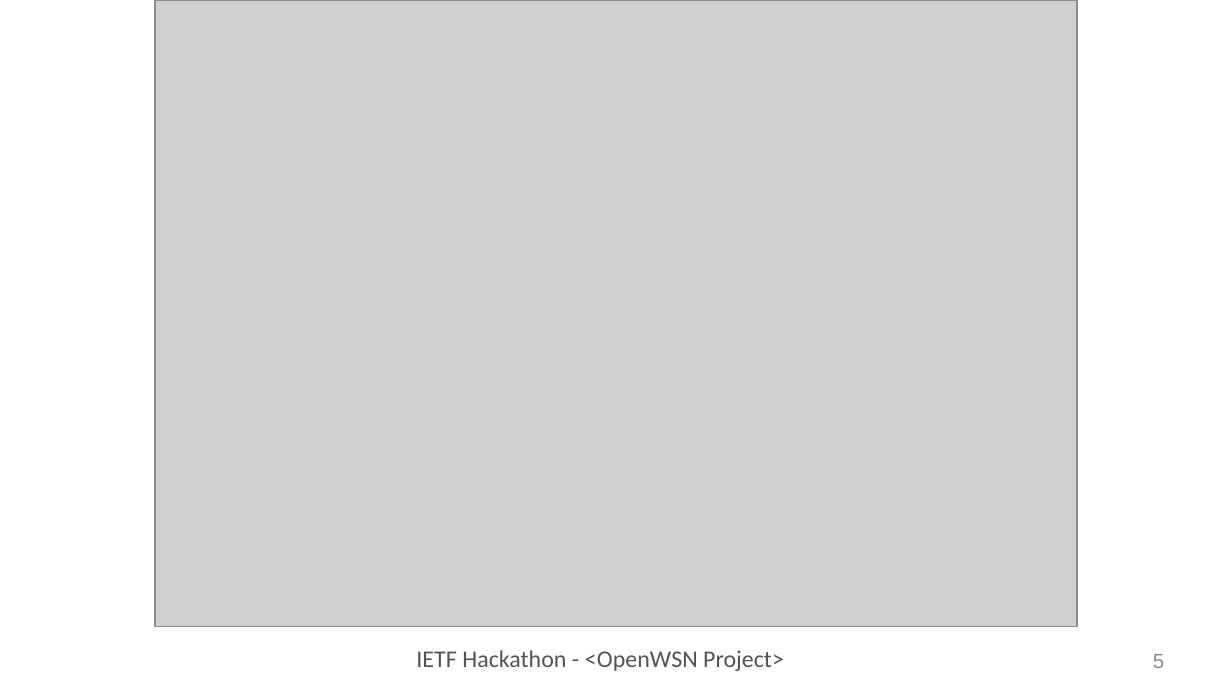
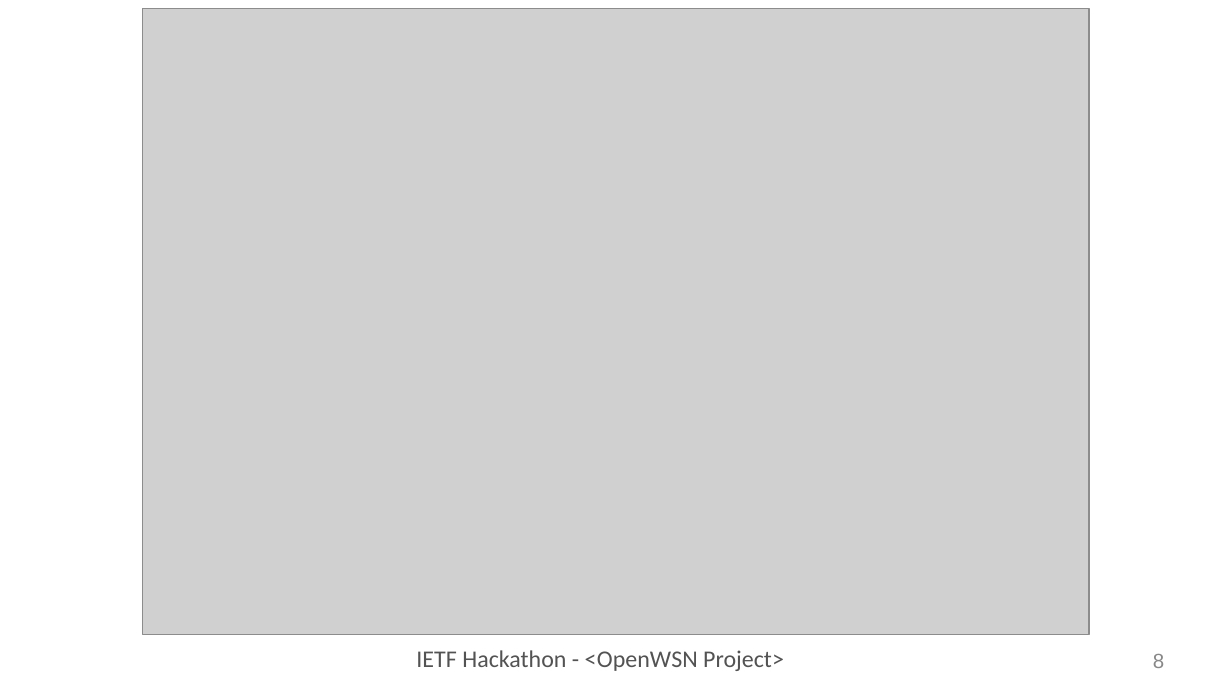
Before and after one commit to IETF-Hackathon/ietf104-project-presentations, a slide deck: slide 8 of openwsn_hackathon104.pptx (slide 5 before the commit). Drawn at 1232x693 pixels with LibreOffice and Linux fonts; fonts in the diff are those of the drawing; grey boxes stand for pictures. Boxes give left, top, right and bottom in pixels: in the first picture for what was removed or moved away, otherwise in the second. Text is boxed around its words. In the diff, an @@ line names an element or a change of style, - is before the commit and + after.

```diff
--- a/openwsn_hackathon104.pptx
+++ b/openwsn_hackathon104.pptx
@@ picture: place and size @@
-picture at (155,0,1078,627)
+picture at (143,9,1089,634)
@@ page number at (1153,654,1164,668): text changed @@
-5
+8
```
Also in this commit, not shown: 5 other slides changed, 3 slides added.
